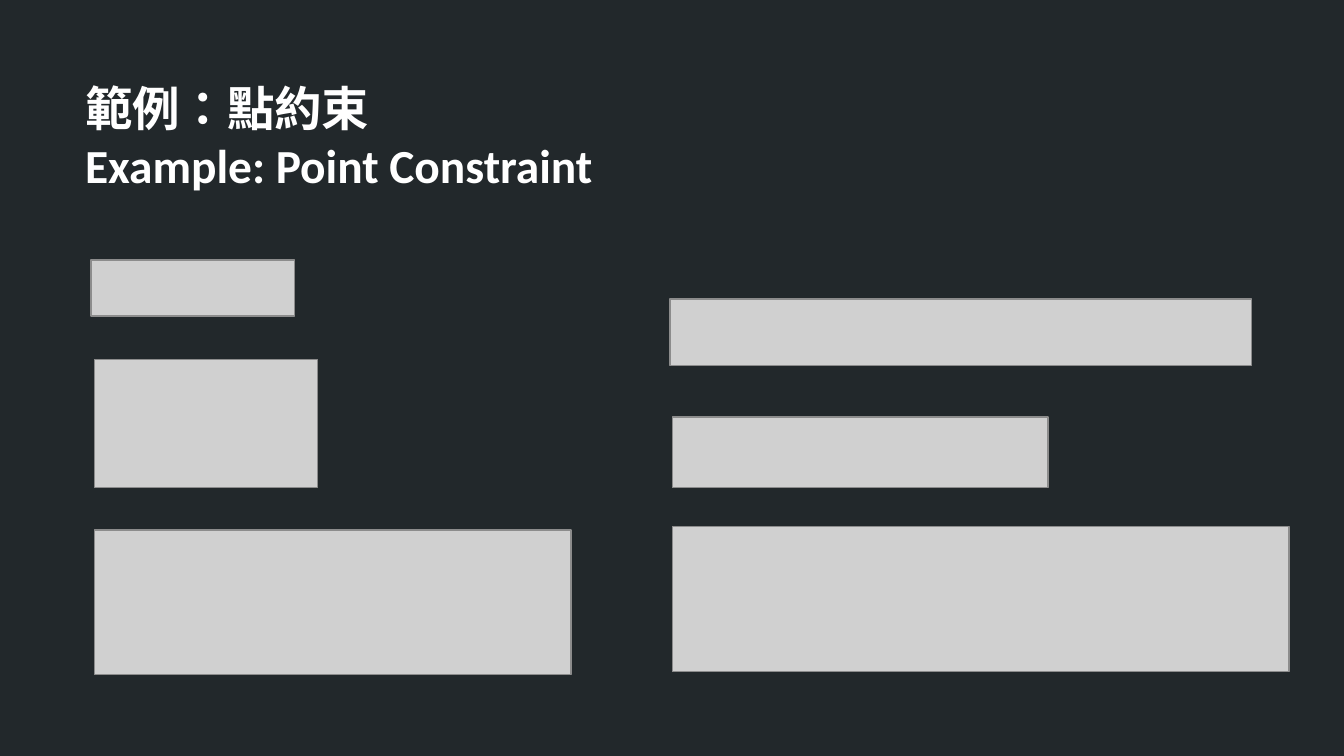
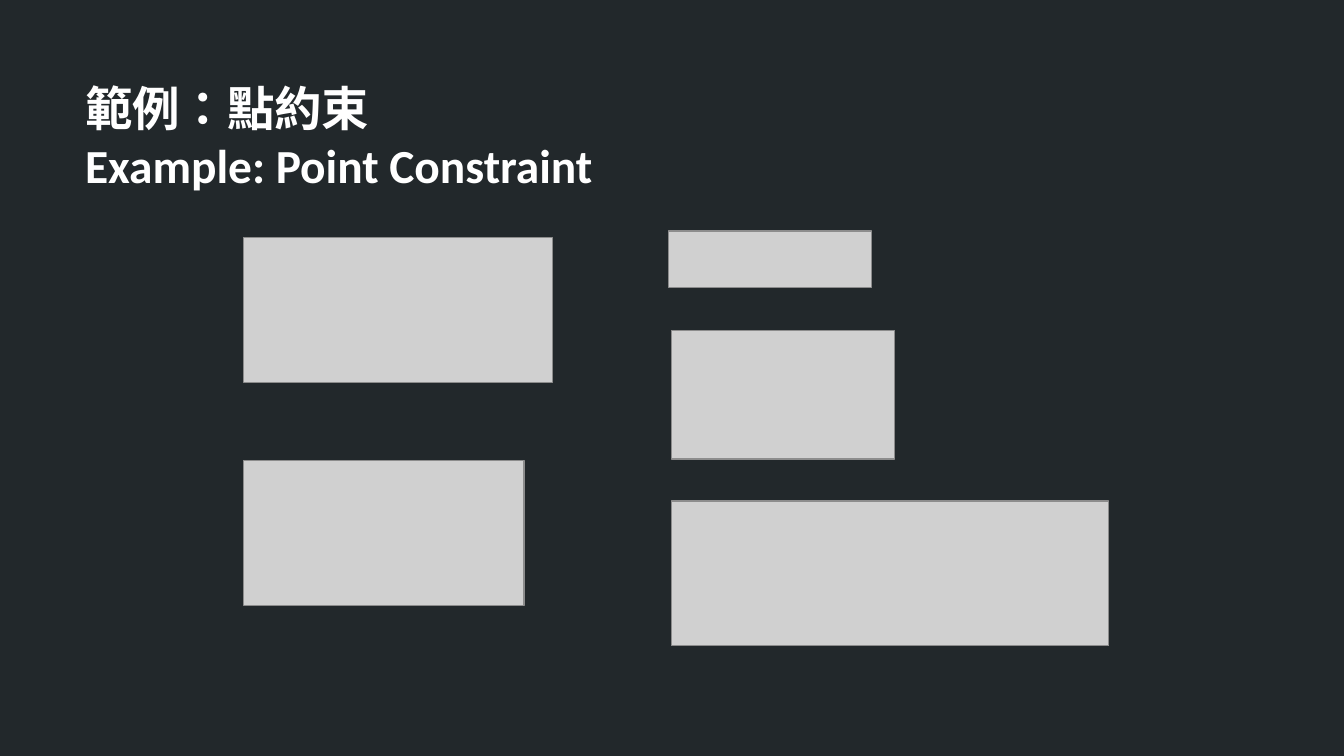
Before and after one commit to TheAllenChou/unity-physics-constraints, a slide deck: slide 14 of slides/physics constraints in games.odp (slide 15 before the commit). Drawn at 1344x756 pixels with LibreOffice and Linux fonts; fonts in the diff are those of the drawing; grey boxes stand for pictures. Boxes give left, top, right and bottom in pixels: in the first picture for what was removed or moved away, otherwise in the second. Text is boxed around its words. In the diff, an @@ line names an element or a change of style, - is before the commit and + after.

```diff
--- a/slides/physics constraints in games.odp
+++ b/slides/physics constraints in games.odp
@@ picture: place and size @@
-picture at [91, 260, 295, 316]
+picture at [244, 238, 552, 383]
@@ picture: place and size @@
-picture at [670, 299, 1251, 366]
+picture at [668, 232, 872, 288]
@@ picture: place and size @@
-picture at [672, 417, 1048, 488]
+picture at [672, 331, 895, 459]
@@ picture removed at [94, 360, 317, 488] @@
@@ picture: place and size @@
-picture at [94, 531, 571, 676]
+picture at [244, 461, 524, 606]
@@ picture: place and size @@
-picture at [672, 527, 1289, 672]
+picture at [672, 501, 1109, 646]
```
Also in this commit, not shown: 5 other slides changed, 2 slides added, 20 other files.
